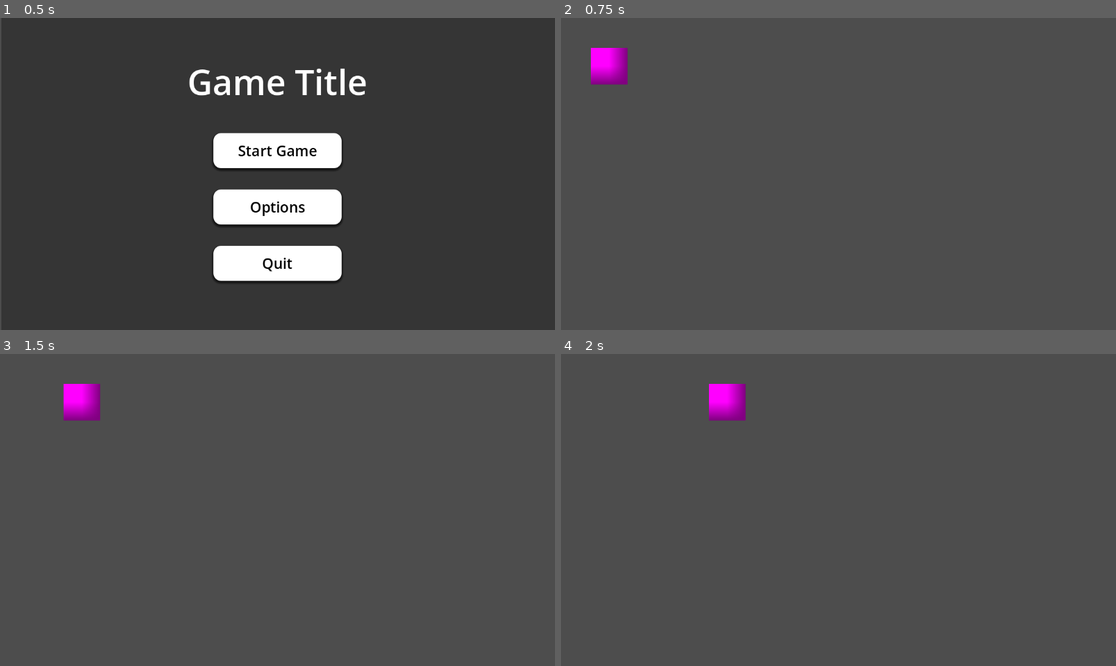
Above: before the commit, frames 1-4 (two rows, left to right).
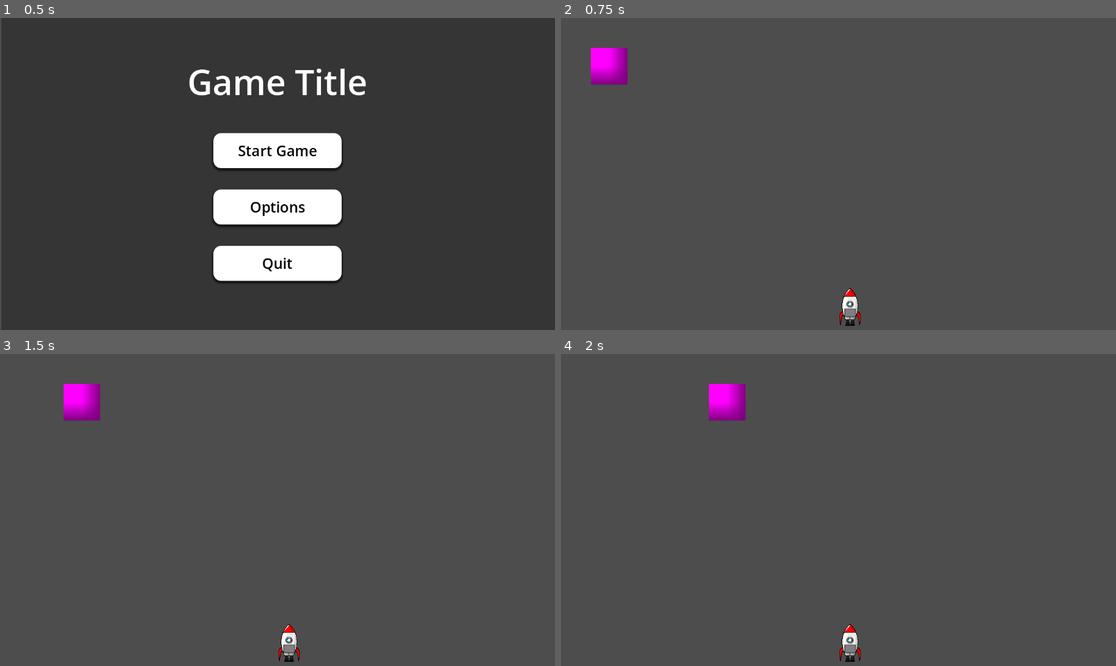
Above: after the commit, the same moments.

Repository: kylekolp/GMTKGameJam2026
Game: Godot game, scene res://src/core/MainGame.tscn
The game is run twice, just before and just after one commit, with the same random seed, the same clock (stepped at 60 frames per second) and the same inputs.
Inputs (mouse positions are in pixels of both pictures, inside the frame that each line leads up to):
- Up to frame 1 (0.5 s): no input
- Up to frame 2 (0.75 s): click "Start Game" at 0.5 s
- Up to frame 3 (1.5 s): tap Enter at 1.25 s; move the mouse to (399, 494) at 1.27 s; hold D (Move_Right) from 1.28 s (still down)
- Up to frame 4 (2 s): keep holding D (Move_Right)

Frame 1 is identical in both runs. In frame 2, 0.3% of the frame differs, in the area x 50-55%, y 86-99%; in frame 3, 0.3%; in frame 4, 0.3%.

Commit message:
Added Rocket with collision function
Added a rocket with a simple area 2d. Created a player collision object.

Diff:
--- a/project.godot
+++ b/project.godot
@@ -38,6 +38,12 @@
 "res://src/debug/": "yellow"
 }
 
+[global_group]
+
+Player="The player character"
+Rocket="The fireworks"
+Fire="Fire"
+
 [input]
 
 PauseGame={
--- a/src/core/UIDCatalog.gd
+++ b/src/core/UIDCatalog.gd
@@ -19,6 +19,7 @@
 
 #Entities
 const Entity_Player : String = "uid://bw4t4ix88htau"
+const Entity_Rocket : String = "uid://c86xeg2esb2uo"
 
 #Other
 
--- /dev/null
+++ b/src/gameplay/entities/Entity_Rocket.gd
@@ -0,0 +1,11 @@
+extends Node2D
+
+
+func _on_area_2d_body_entered(body: Node2D) -> void:
+
+	var bodyGroups : Array[StringName] = body.get_groups()
+
+	if "Player" in bodyGroups:
+		print("You hit the rocket!")
+
+	pass # Replace with function body.
--- /dev/null
+++ b/src/gameplay/entities/Entity_Rocket.tscn
@@ -0,0 +1,21 @@
+[gd_scene format=3 uid="uid://c86xeg2esb2uo"]
+
+[ext_resource type="Script" uid="uid://davrbmi2pn8l8" path="res://src/gameplay/entities/Entity_Rocket.gd" id="1_b4x1x"]
+[ext_resource type="Texture2D" uid="uid://kd3toeif43gk" path="res://Assets/Rocket.png" id="1_d7am1"]
+
+[sub_resource type="RectangleShape2D" id="RectangleShape2D_bai2n"]
+size = Vector2(36, 76)
+
+[node name="Rocket" type="Node2D" unique_id=1733741076]
+script = ExtResource("1_b4x1x")
+
+[node name="Sprite2D" type="Sprite2D" parent="." unique_id=1540493977]
+scale = Vector2(0.13333333, 0.13333334)
+texture = ExtResource("1_d7am1")
+
+[node name="Area2D" type="Area2D" parent="." unique_id=1027875018 groups=["Rocket"]]
+
+[node name="CollisionShape2D" type="CollisionShape2D" parent="Area2D" unique_id=982255867]
+shape = SubResource("RectangleShape2D_bai2n")
+
+[connection signal="body_entered" from="Area2D" to="." method="_on_area_2d_body_entered"]
--- a/src/gameplay/entities/player/Entity_Player.tscn
+++ b/src/gameplay/entities/player/Entity_Player.tscn
@@ -4,10 +4,16 @@
 
 [sub_resource type="PlaceholderTexture2D" id="PlaceholderTexture2D_wb2dy"]
 
-[node name="Player" type="CharacterBody2D" unique_id=526542025]
+[sub_resource type="RectangleShape2D" id="RectangleShape2D_bai2n"]
+size = Vector2(76, 78)
+
+[node name="Player" type="CharacterBody2D" unique_id=526542025 groups=["Player"]]
 script = ExtResource("1_khxic")
 movement_speed = 350.0
 
 [node name="Sprite2D" type="Sprite2D" parent="." unique_id=602313639]
 scale = Vector2(76, 75.999954)
 texture = SubResource("PlaceholderTexture2D_wb2dy")
+
+[node name="CollisionShape2D" type="CollisionShape2D" parent="." unique_id=1902461312]
+shape = SubResource("RectangleShape2D_bai2n")
--- a/src/levels/Level1.gd
+++ b/src/levels/Level1.gd
@@ -2,3 +2,4 @@
 
 func _ready() -> void:
 	SignalBus.LoadEntity.emit(UIDCatalog.Entity_Player, Vector2(100,100))
+	SignalBus.LoadEntity.emit(UIDCatalog.Entity_Rocket, Vector2(600,600))
Binary file added: Assets/Rocket.png
Not shown, added: Assets/Rocket.png.import
Not shown, added: src/gameplay/entities/Entity_Rocket.gd.uid
